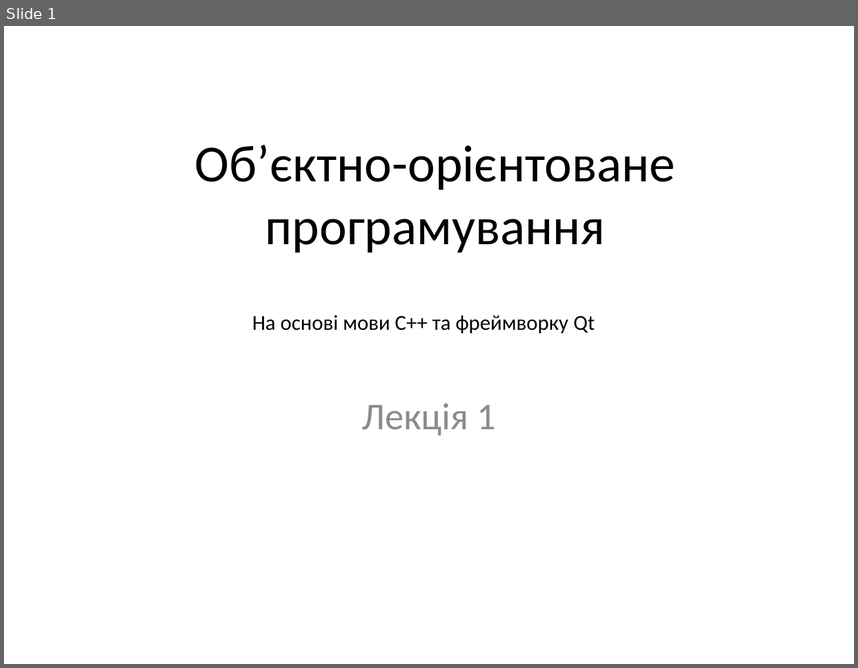
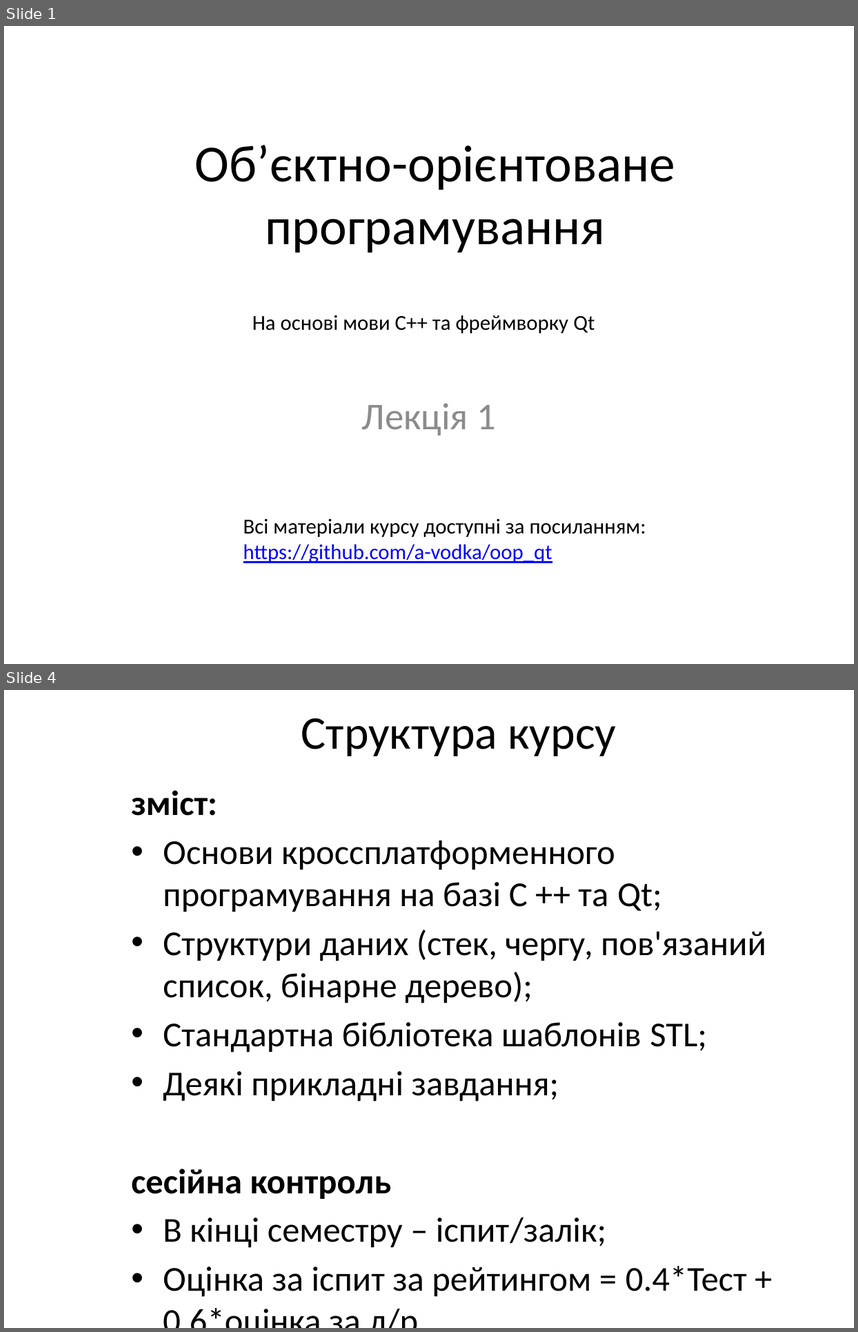
Before and after one commit to a-vodka/oop_qt, a slide deck: lecture-01.pptx. Shown one above the other, each under a label of ours: slide 1 before the commit, slides 1 and 4 after it; the slides between them are not shown. The pictures are 858x668 and 858x1332 pixels, drawn with LibreOffice and Linux fonts; fonts in the diff are those of the drawing; background and template pictures are left out. Boxes give left, top, right and bottom in pixels: in the first picture for what was removed or moved away, otherwise in the second. Text is boxed around its words. In the diff, an @@ line names an element or a change of style, - is before the commit and + after.

```diff
--- a/lecture-01.pptx
+++ b/lecture-01.pptx
@@ slide 4 added at [4,690,854,1328], background picture (left out) @@
@@ title added at [301,718,616,756], 39.6 pt, text #000000 @@
+Структура курсу
@@ text added at [131,790,766,1297], 29.6 pt, text #000000 @@
+зміст:
+• Основи кроссплатформенного програмування на базі С ++ та Qt;
+• Структури даних (стек, чергу, пов'язаний список, бінарне дерево);
+• Стандартна бібліотека шаблонів STL;
+• Деякі прикладні завдання;
+сесійна контроль
+• В кінці семестру – іспит/залік;
+• Оцінка за іспит за рейтингом = 0.4*Тест + 0.6*оцінка за л/р.
@@ slide 1 changed as well @@
@@ text added at [243,519,646,563], 18 pt, text #000000 @@
+Всі матеріали курсу доступні за посиланням:
+https://github.com/a-vodka/oop_qt
```
Also in this commit, not shown: 37 other slides added, 3 other files.
